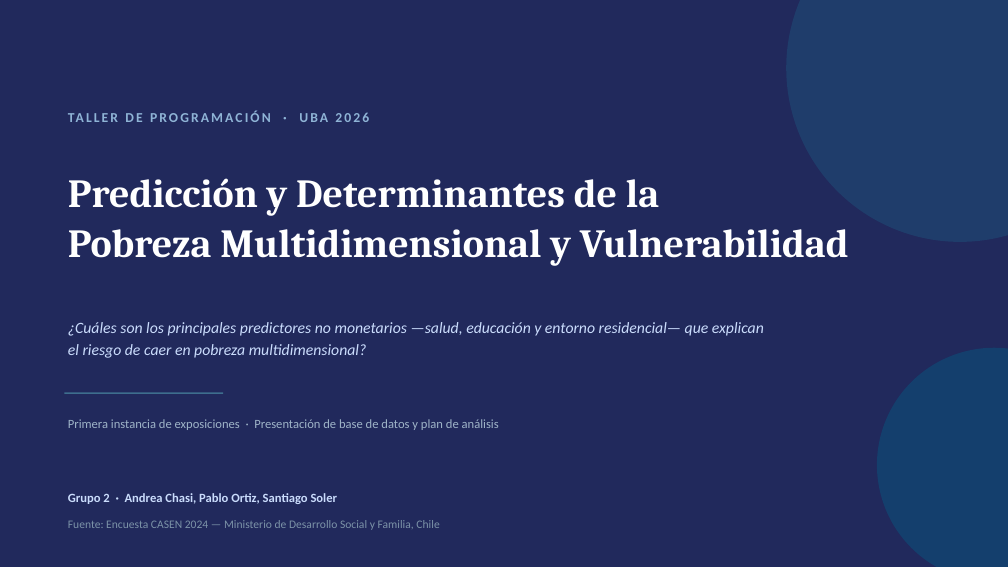
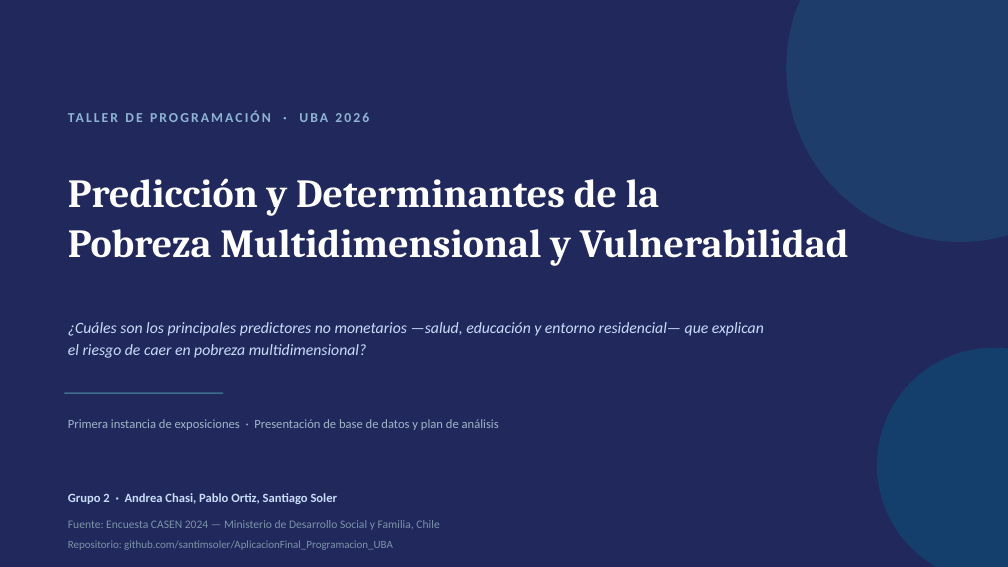
Before and after one commit to santimsoler/APLICACIONFINAL_PROGRAMACION_UBA, a slide deck: slide 1 of CASEN2024_presentacion.pptx. Drawn at 1008x567 pixels with LibreOffice and Linux fonts; fonts in the diff are those of the drawing. Boxes give left, top, right and bottom in pixels: in the first picture for what was removed or moved away, otherwise in the second. Text is boxed around its words. In the diff, an @@ line names an element or a change of style, - is before the commit and + after.

Commit message:
Actualiza presentación con link al repositorio

```diff
--- a/CASEN2024_presentacion.pptx
+++ b/CASEN2024_presentacion.pptx
@@ text added at (68,540,393,550), 10.5 pt, text #7C93A8 @@
+Repositorio: github.com/santimsoler/AplicacionFinal_Programacion_UBA
```
